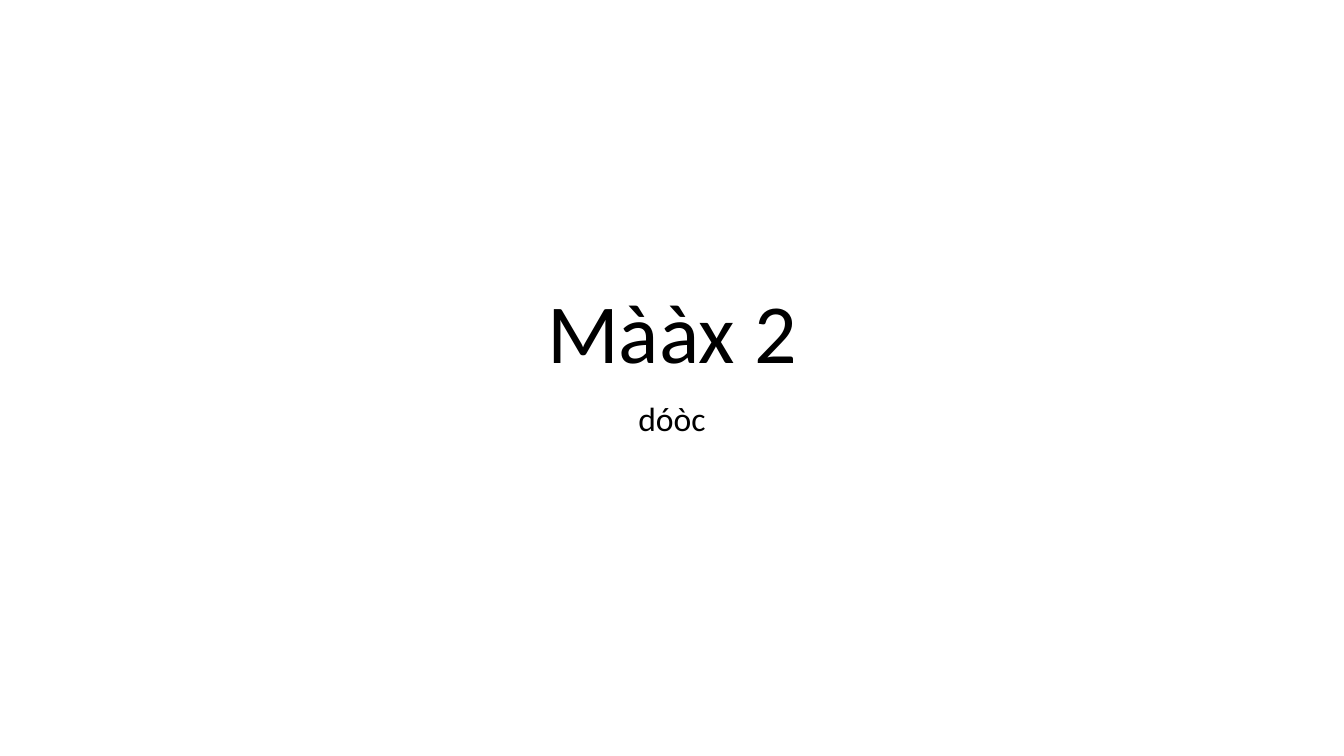
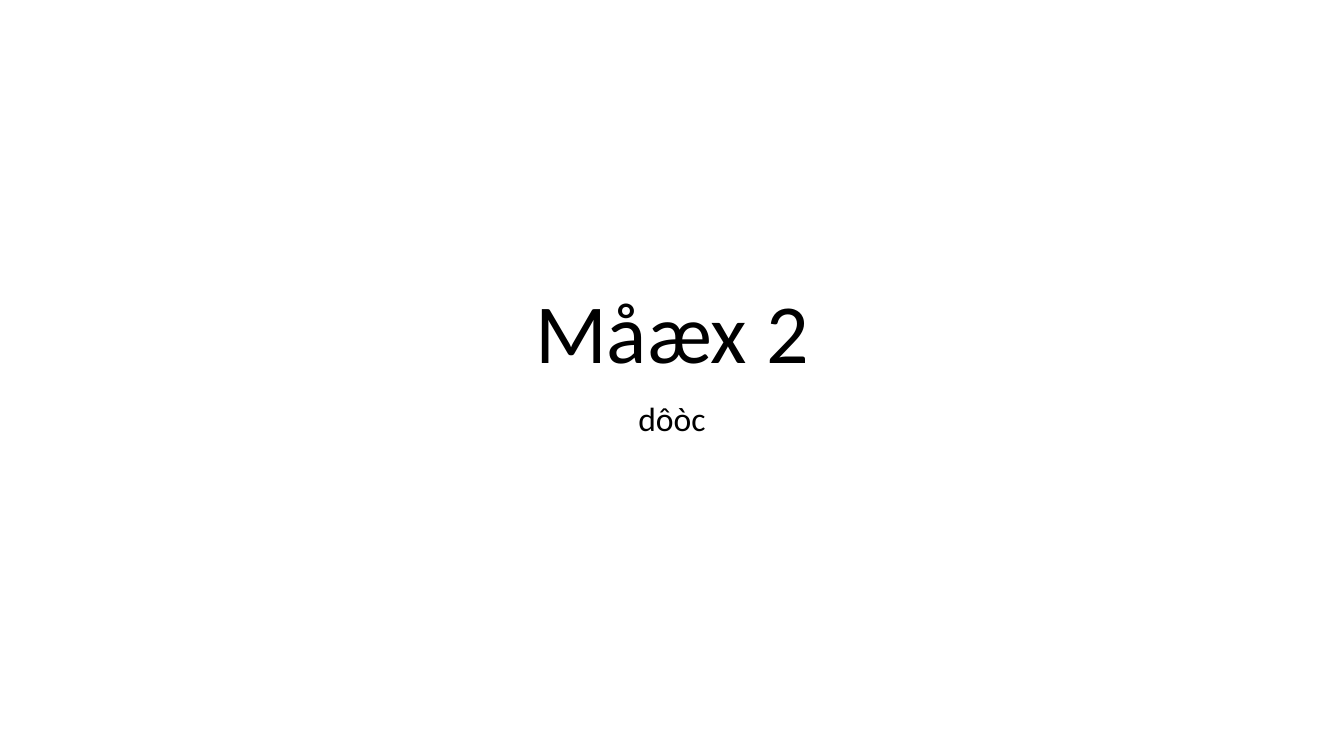
Before and after one commit to achakradhare/TestQA, a slide deck: slide 1 of New Microsoft PowerPoint Presentation_de.pptx. Drawn at 1344x756 pixels with LibreOffice and Linux fonts; fonts in the diff are those of the drawing. Boxes give left, top, right and bottom in pixels: in the first picture for what was removed or moved away, otherwise in the second. Text is boxed around its words. In the diff, an @@ line names an element or a change of style, - is before the commit and + after.

```diff
--- a/New Microsoft PowerPoint Presentation_de.pptx
+++ b/New Microsoft PowerPoint Presentation_de.pptx
@@ title at (535, 303, 809, 364): text changed @@
-Mààx 2
+Måæx 2
@@ subtitle at (638, 407, 705, 432): text changed @@
-dóòc
+dôòc
```
Also in this commit, not shown: 15 other files.
